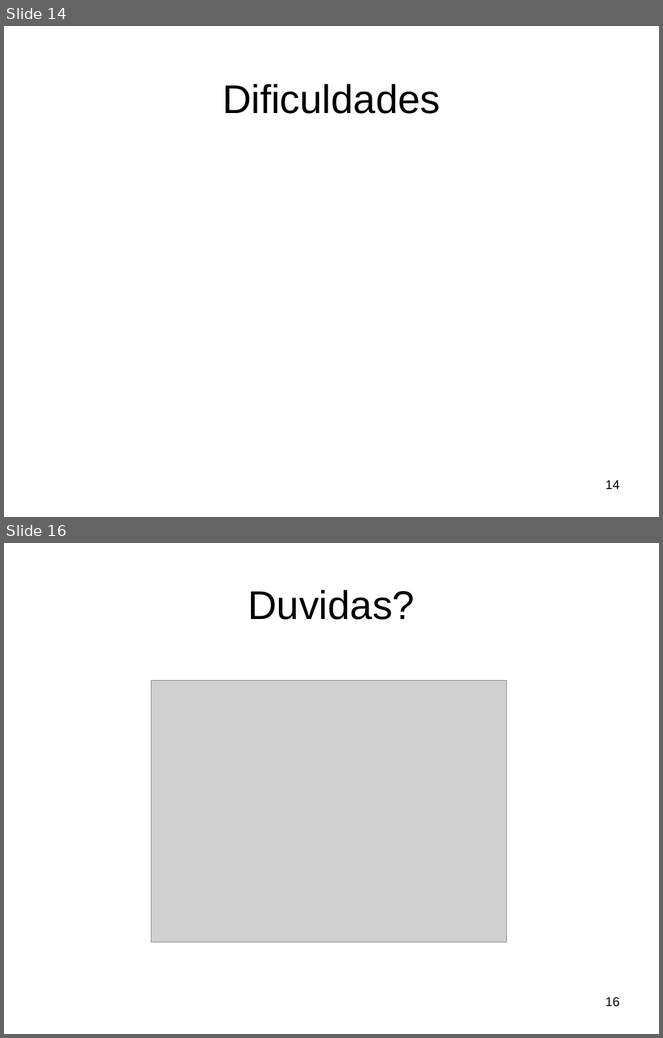
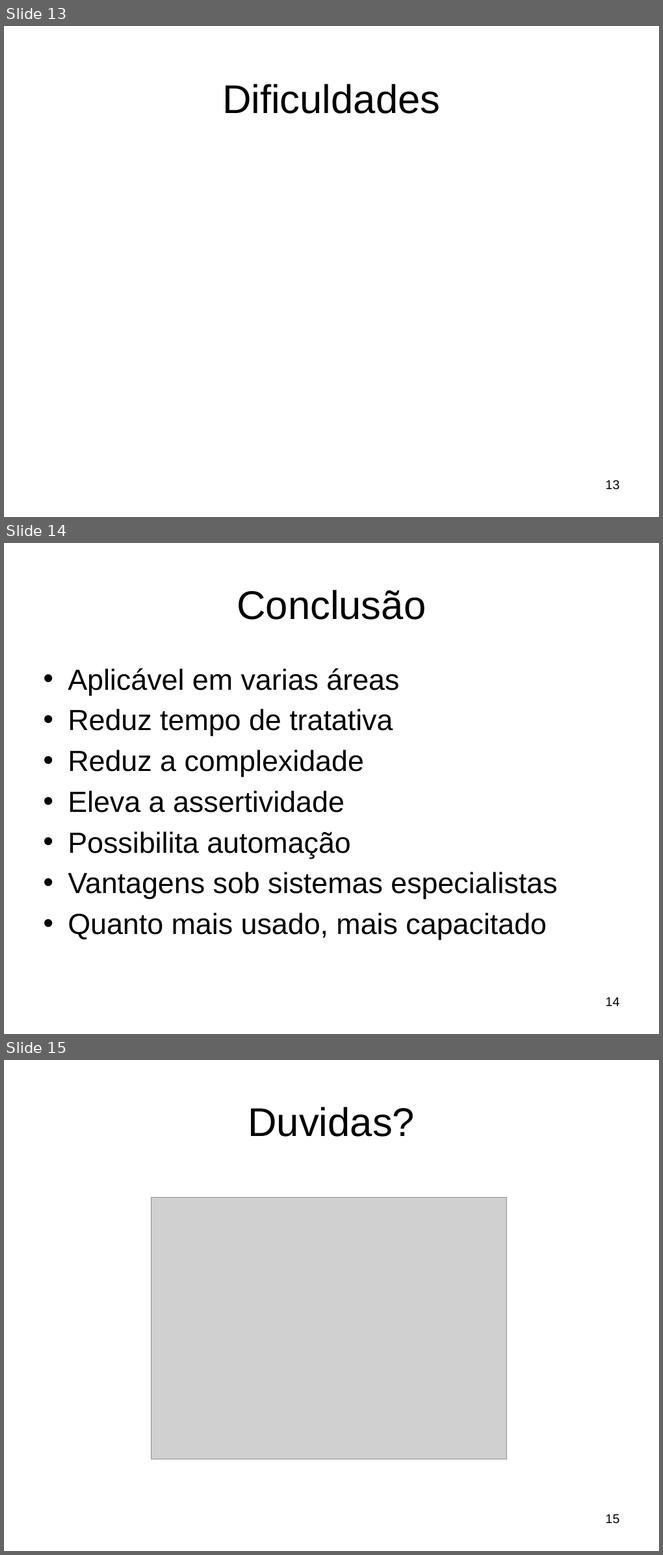
Before and after one commit to leticiawoelfer/algoritmo-genetico-IA, a slide deck: Seminário/Rascunho Douglas/Apresentação Raciocinio Baseado em Casos.pptx. Shown one above the other, each under a label of ours: slides 14 and 16 before the commit, slides 13, 14 and 15 after it; the slides between them are not shown. The pictures are 663x1038 and 663x1555 pixels, drawn with LibreOffice and Linux fonts; fonts in the diff are those of the drawing; grey boxes stand for pictures; background and template pictures are left out. Boxes give left, top, right and bottom in pixels: in the first picture for what was removed or moved away, otherwise in the second. Text is boxed around its words. In the diff, an @@ line names an element or a change of style, - is before the commit and + after.

```diff
--- a/Seminário/Rascunho Douglas/Apresentação Raciocinio Baseado em Casos.pptx
+++ b/Seminário/Rascunho Douglas/Apresentação Raciocinio Baseado em Casos.pptx
@@ slide 14 added at (x1=4, y1=543, x2=659, y2=1034), background picture (left out) @@
@@ title added at (x1=237, y1=590, x2=426, y2=620), 44 pt, text #000000 @@
+Conclusão
@@ text added at (x1=68, y1=668, x2=557, y2=940), 32 pt, text #000000 @@
+• Aplicável em varias áreas
+• Reduz tempo de tratativa
+• Reduz a complexidade
+• Eleva a assertividade
+• Possibilita automação
+• Vantagens sob sistemas especialistas
+• Quanto mais usado, mais capacitado
@@ page number added at (x1=606, y1=997, x2=620, y2=1006), 14 pt, text #000000 @@
+14
@@ what was slide 14 is now slide 13 @@
@@ page number at (x1=606, y1=480, x2=620, y2=490): text changed @@
-14
+13
@@ what was slide 16 is now slide 15 @@
@@ page number at (x1=606, y1=1514, x2=620, y2=1524): text changed @@
-16
+15
```
Also in this commit, not shown: 2 slides changed, 2 slides removed, 2 other files.
